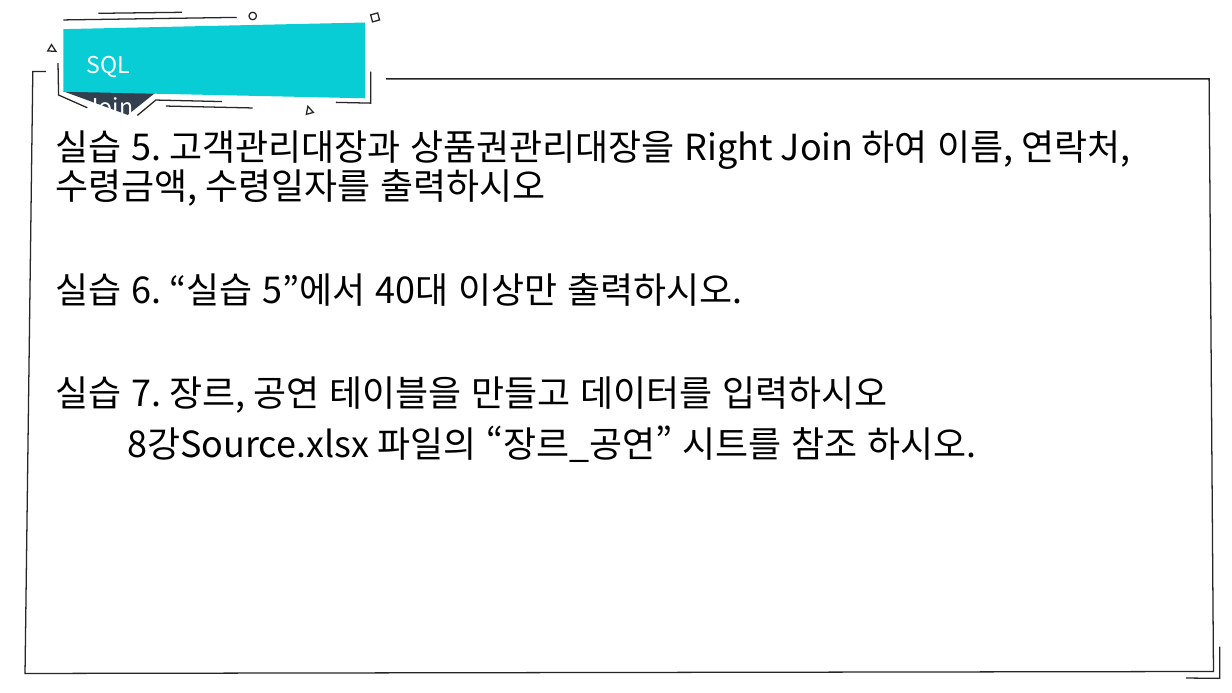
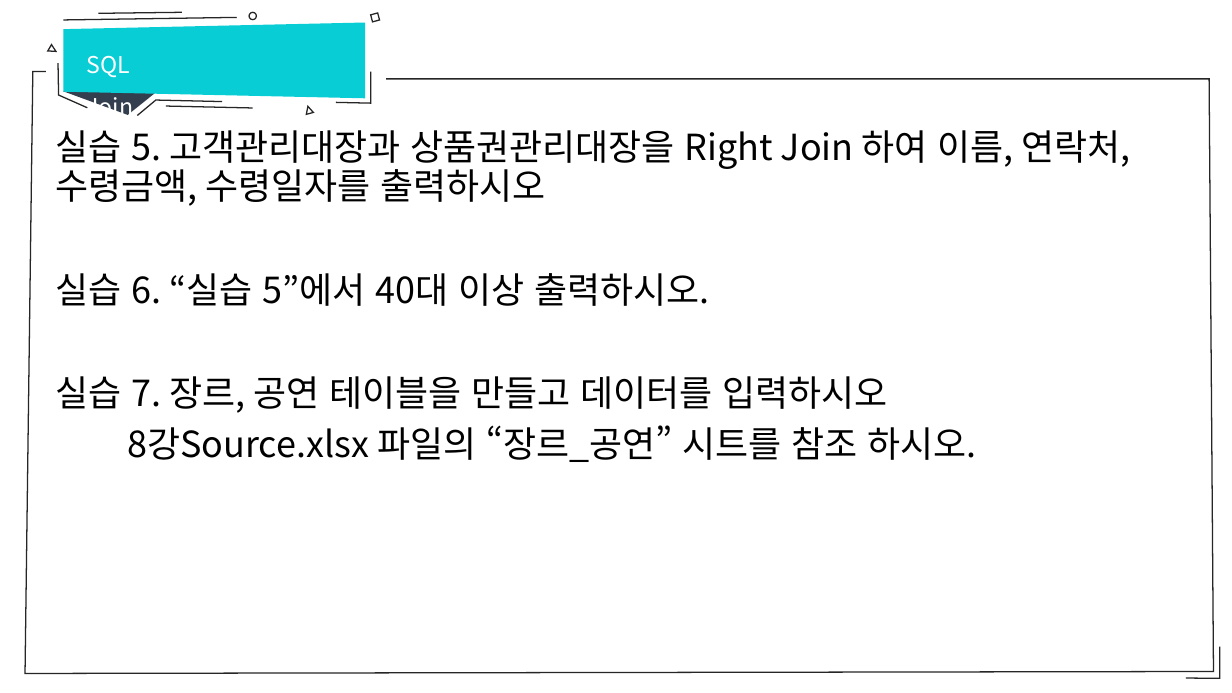
Before and after one commit to hitxid/openDatabase, a slide deck: slide 30 of database/8강 SQL Join.pptx. Drawn at 1232x693 pixels with LibreOffice and Linux fonts; fonts in the diff are those of the drawing. Boxes give left, top, right and bottom in pixels: in the first picture for what was removed or moved away, otherwise in the second. Text is boxed around its words. In the diff, an @@ line names an element or a change of style, - is before the commit and + after.

```diff
--- a/database/8강 SQL Join.pptx
+++ b/database/8강 SQL Join.pptx
@@ text at (55,273,709,306): text changed @@
-실습 6. “실습 5”에서 40대 이상만 출력하시오.
+실습 6. “실습 5”에서 40대 이상 출력하시오.
```
Also in this commit, not shown: 1 other slide changed, 3 other files.
